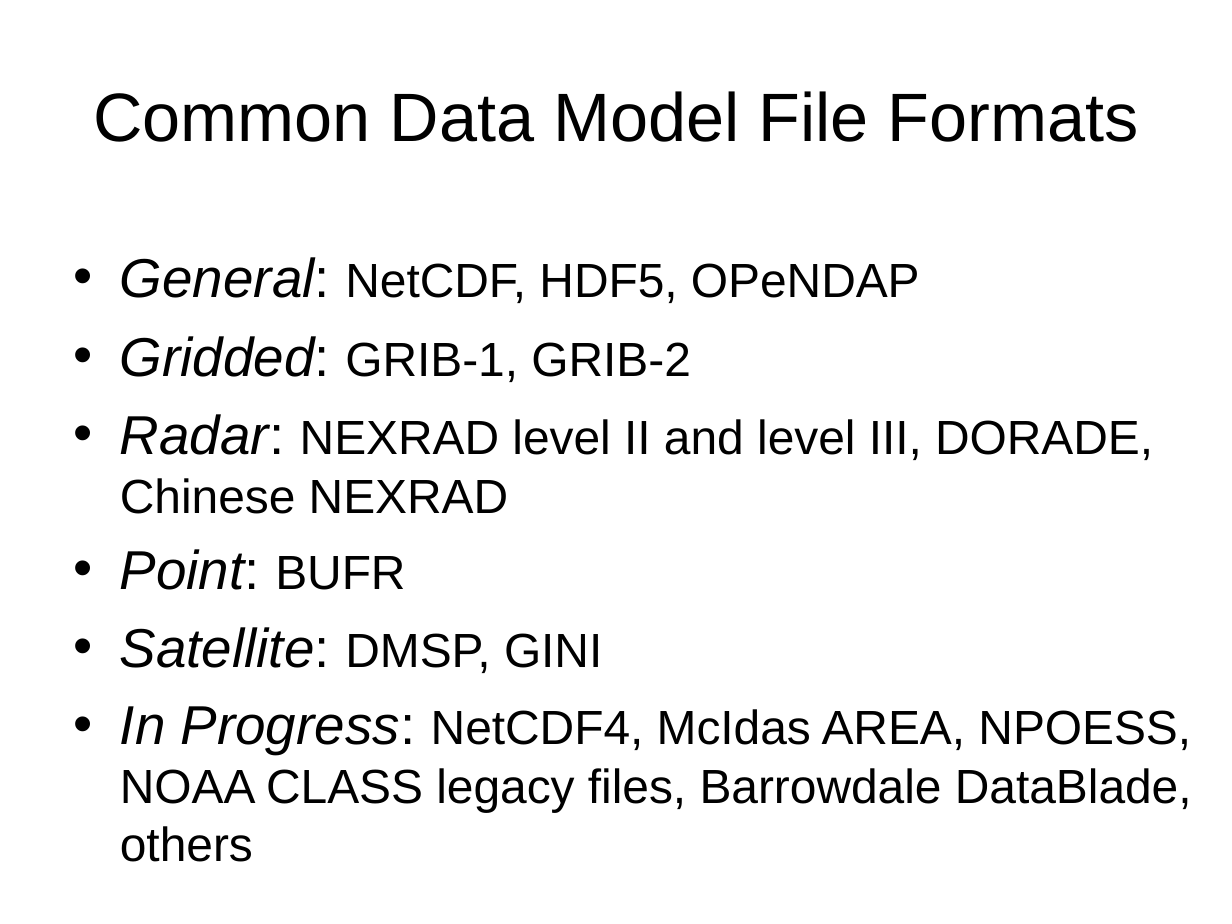
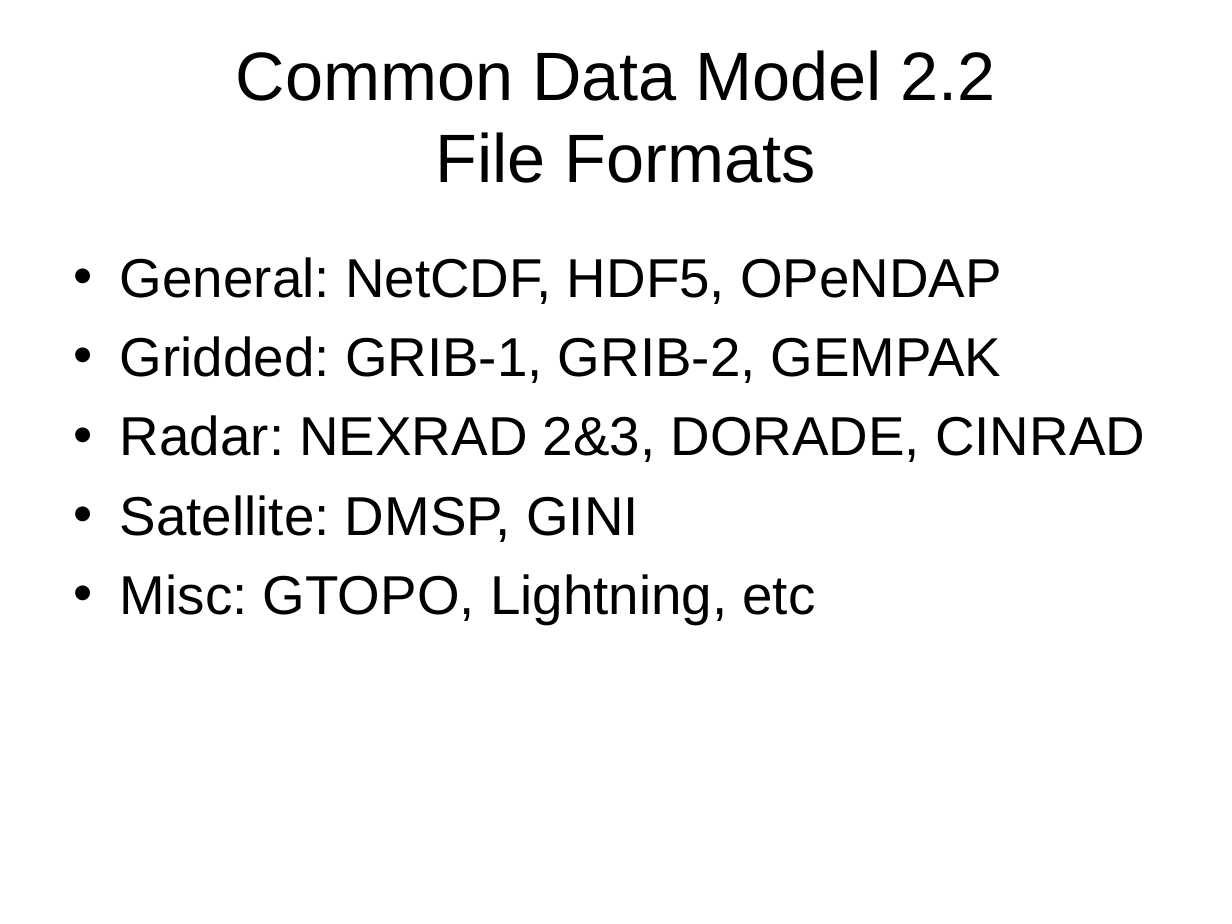
Before and after one commit to ooici-eoi/THREDDS, a slide deck: slide 12 of docs/web/thredds/tech/tutorial/TDSOverview.ppt (slide 8 before the commit). Drawn at 1232x924 pixels with LibreOffice and Linux fonts; fonts in the diff are those of the drawing; background and template pictures are left out. Boxes give left, top, right and bottom in pixels: in the first picture for what was removed or moved away, otherwise in the second. Text is boxed around its words. In the diff, an @@ line names an element or a change of style, - is before the commit and + after.

```diff
--- a/docs/web/thredds/tech/tutorial/TDSOverview.ppt
+++ b/docs/web/thredds/tech/tutorial/TDSOverview.ppt
@@ title at (236,50,996,183): text changed @@
-Common Data Model File Formats
+Common Data Model 2.2
+File Formats
@@ text at (120,257,1002,542): size 28 to 32 pt in "NetCDF, HDF5, OPeNDAP", "DMSP, GINI"; italic off in "General:", "Satellite:"; more space between paragraphs @@
@@ text at (120,336,1145,462): text changed; size 28 to 32 pt @@
-• Gridded: GRIB-1, GRIB-2
-• Radar: NEXRAD level II and level III, DORADE, Chinese NEXRAD
-• Point: BUFR
+• Gridded: GRIB-1, GRIB-2, GEMPAK
+• Radar: NEXRAD 2&3, DORADE, CINRAD
@@ text at (120,574,816,624): text changed; size 28 to 32 pt @@
-• In Progress: NetCDF4, McIdas AREA, NPOESS, NOAA CLASS legacy files, Barrowdale DataBlade, others
+• Misc: GTOPO, Lightning, etc
```
Also in this commit, not shown: 7 other slides changed, 7 slides added, 9 slides removed, 10 other files.
